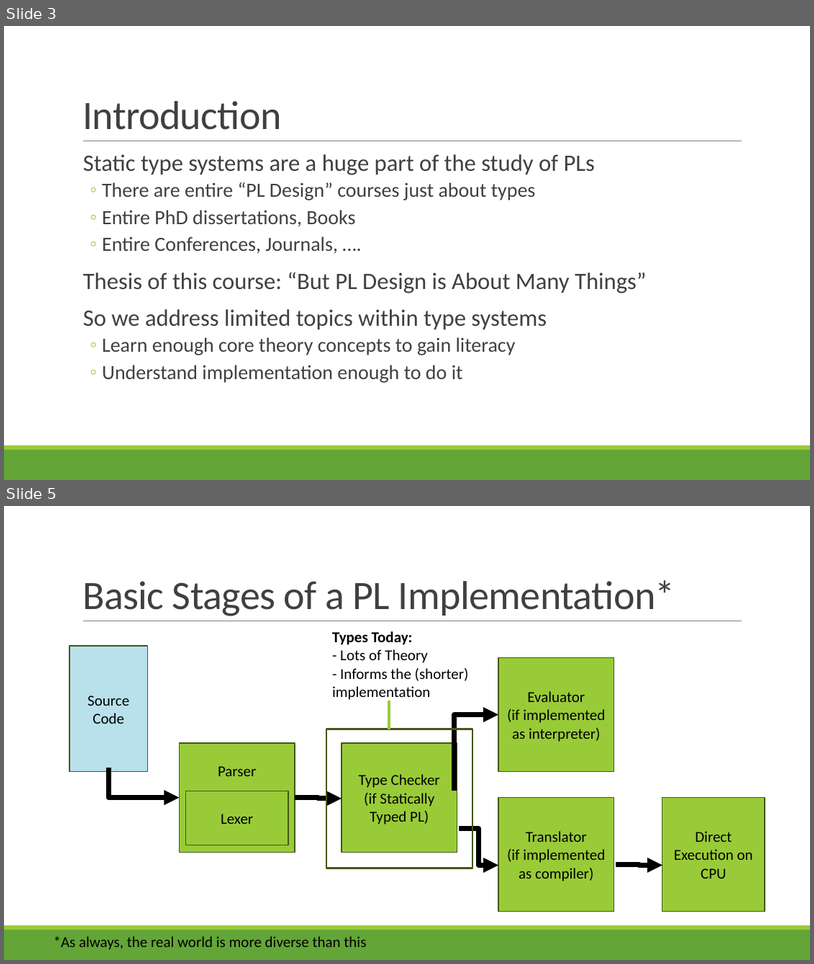
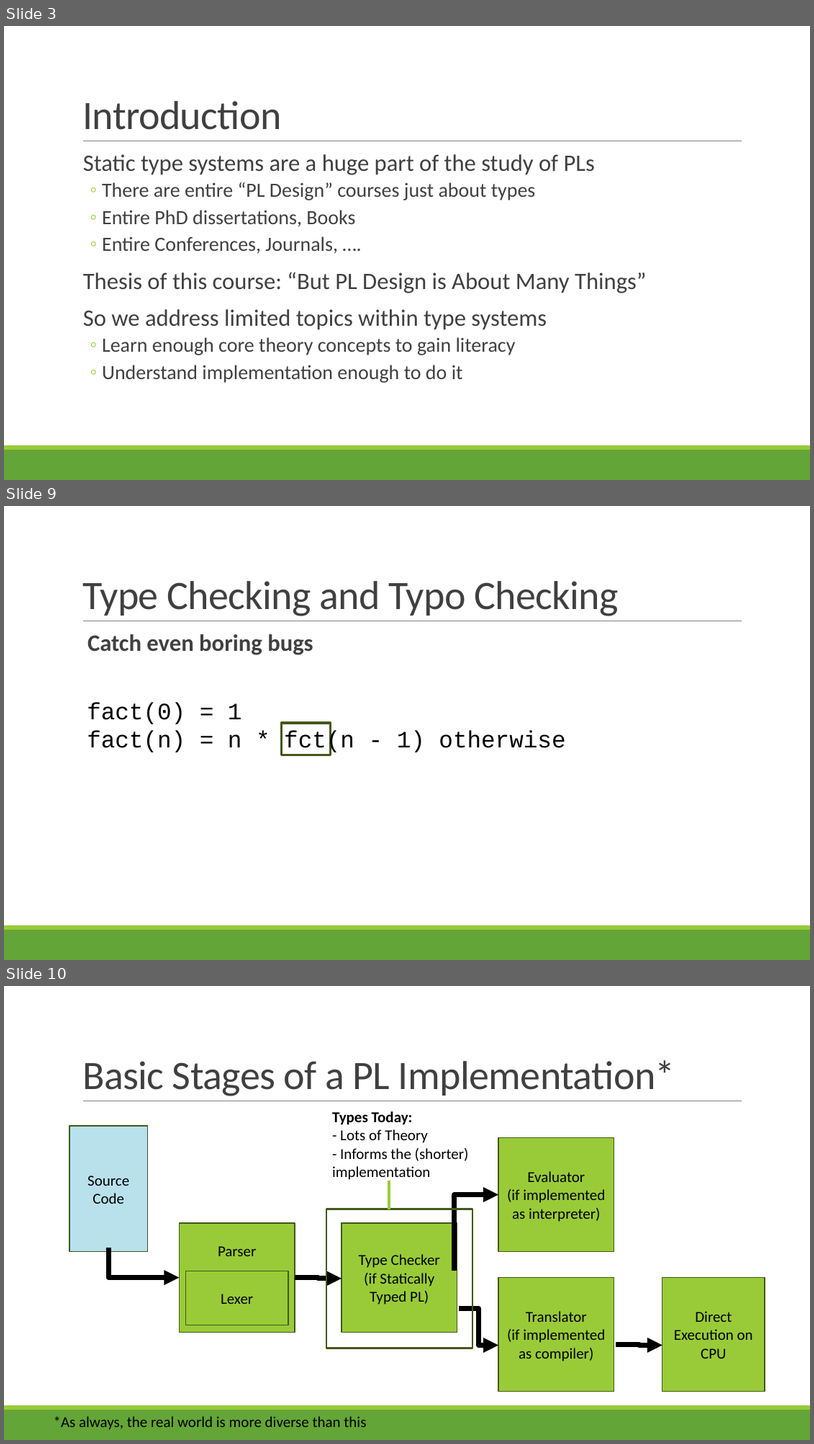
Before and after one commit to rbohrer/pl-course, a slide deck: LectureSlides/07Types.pptx. Shown one above the other, each under a label of ours: slides 3 and 5 before the commit, slides 3, 9 and 10 after it; the slides between them are not shown. The pictures are 814x964 and 814x1444 pixels, drawn with LibreOffice and Linux fonts; fonts in the diff are those of the drawing. Boxes give left, top, right and bottom in pixels: in the first picture for what was removed or moved away, otherwise in the second. Text is boxed around its words. In the diff, an @@ line names an element or a change of style, - is before the commit and + after.

```diff
--- a/LectureSlides/07Types.pptx
+++ b/LectureSlides/07Types.pptx
@@ slide 9 added at bbox=[4, 506, 810, 960], background #FFFFFF; not listed: 3 template elements that a slide beside it also shows @@
@@ title added at bbox=[82, 581, 619, 616], 48 pt, text #404040 @@
+Type Checking and Typo Checking
@@ text added at bbox=[88, 634, 313, 655], 28 pt, text #404040, bold @@
+  Catch even boring bugs
@@ text added at bbox=[87, 702, 566, 754], 28 pt, text #000000 @@
+fact(0) = 1
+fact(n) = n * fct(n - 1) otherwise
@@ rectangle added at bbox=[282, 723, 331, 754], outline #435919 3 pt @@
@@ what was slide 5 is now slide 10 @@
```
Also in this commit, not shown: 6 other slides added, 1 slide removed.
